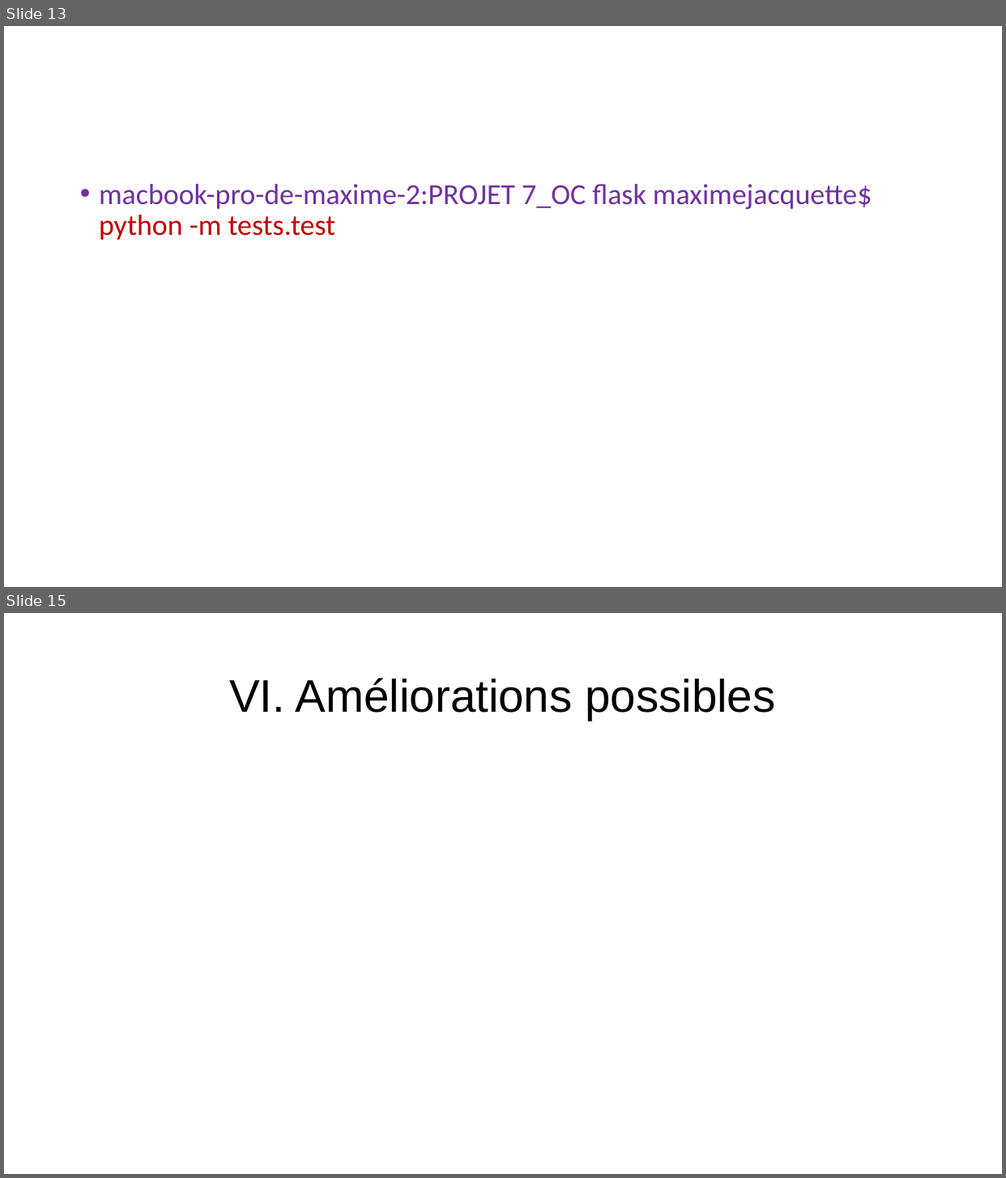
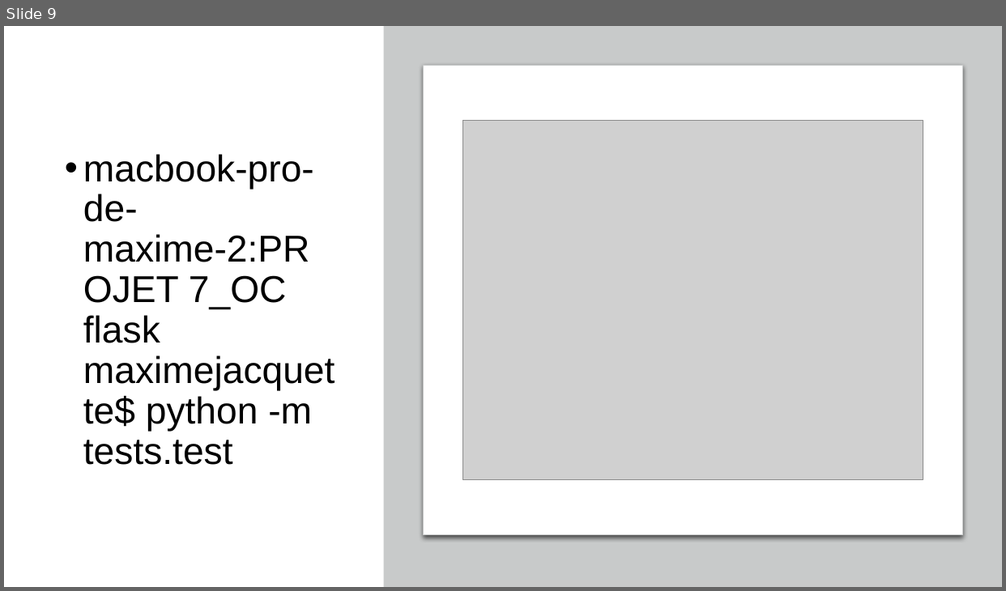
Before and after one commit to Maximedu13/Cr-ez-GrandPy-Bot-le-papy-robot, a slide deck: livrables/presentation_p7.pptx. Shown one above the other, each under a label of ours: slides 13 and 15 before the commit, slide 9 after it; the slides between them are not shown. The pictures are 1006x1178 and 1006x591 pixels, drawn with LibreOffice and Linux fonts; fonts in the diff are those of the drawing; grey boxes stand for pictures. Boxes give left, top, right and bottom in pixels: in the first picture for what was removed or moved away, otherwise in the second. Text is boxed around its words. In the diff, an @@ line names an element or a change of style, - is before the commit and + after.

```diff
--- a/livrables/presentation_p7.pptx
+++ b/livrables/presentation_p7.pptx
@@ slide 15 removed at <box>4,613,1002,1174</box>, background #FFFFFF @@
@@ title removed at <box>229,678,775,720</box> @@
-VI. Améliorations possibles
@@ what was slide 13 is now slide 9 @@
@@ slide 9 changed as well @@
@@ rectangle added at <box>384,26,1002,587</box>, fill #C8CACA @@
@@ rounded rectangle added at <box>424,66,962,535</box>, fill #FFFFFF, outline #C8CACA 0.75 pt @@
@@ picture added at <box>463,120,923,480</box> @@
@@ text "macbook-pro-de-maxime-2:PROJET 7_OC flask maximejacquette$ p ...": place and size @@
-text "macbook-pro-de-maxime-2:PROJET 7_OC flask maximejacquette$ p ..." at <box>99,184,872,240</box>
+text "macbook-pro-de-maxime-2:PROJET 7_OC flask maximejacquette$ p ..." at <box>83,154,314,465</box>
@@ text "macbook-pro-de-maxime-2:PROJET 7_OC flask maximejacquette$ p ..." at <box>83,154,314,465</box>: size 28 to 36 pt, font Calibri to Arial; text colour #7030A0 to #000000 in "macbook-pro-de-maxime-2:PROJET 7_OC flask maximejacquette$"; text colour #C00000 to #000000 in "python -m tests.test" @@
```
Also in this commit, not shown: 2 other slides changed, 6 slides added, 9 other slides removed, 10 other files.
